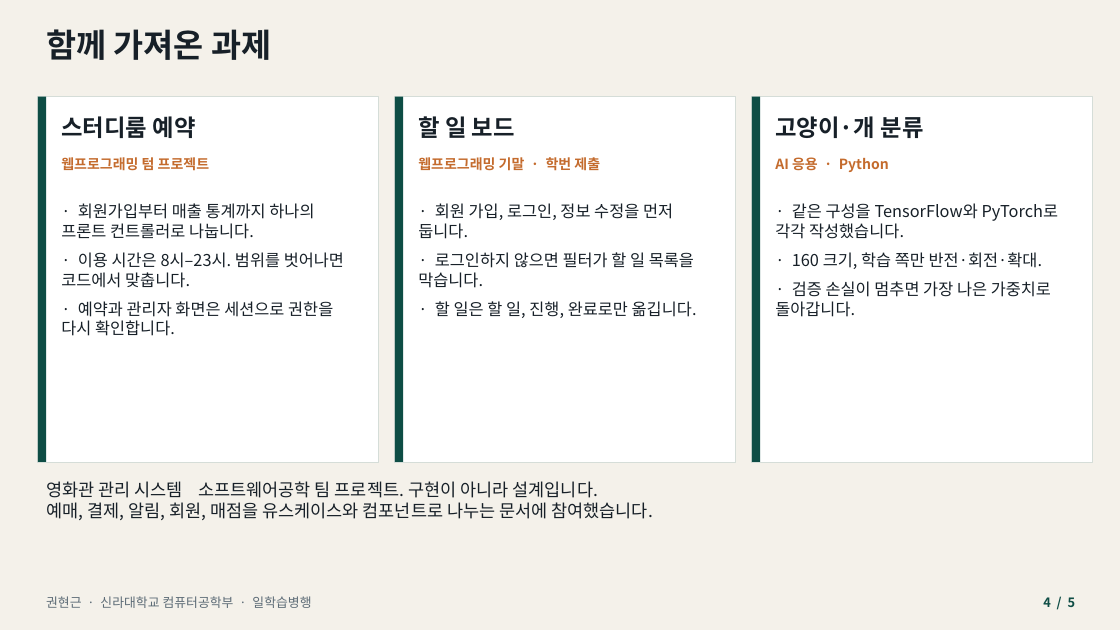
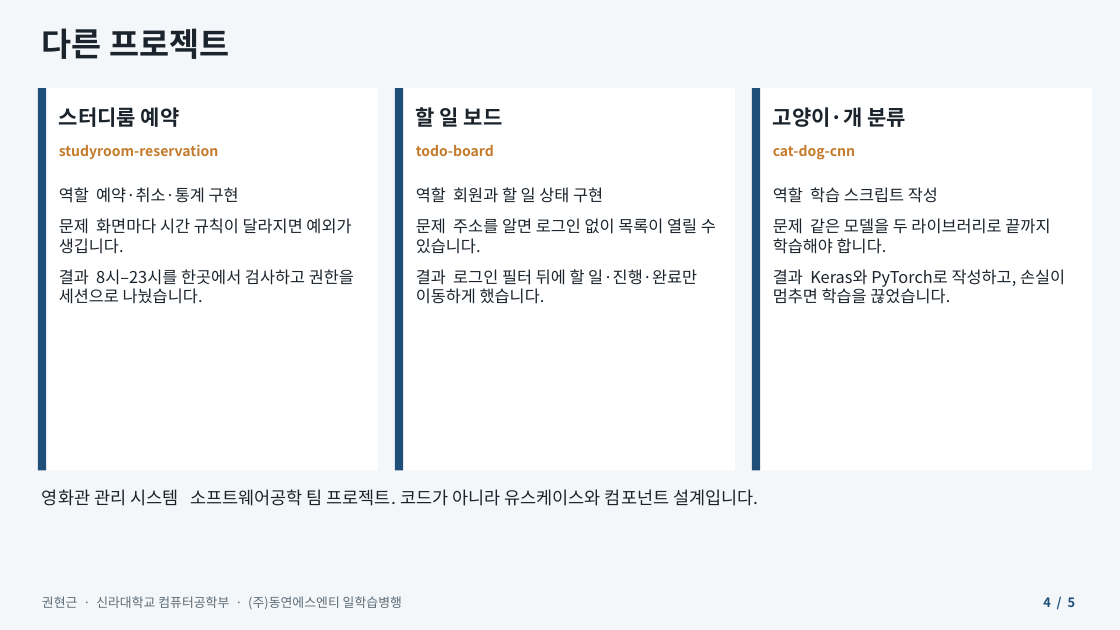
Before and after one commit to KwonYeonGeun/portfolio, a slide deck: slide 4 of 포트폴리오.pptx. Drawn at 1120x630 pixels with LibreOffice and Linux fonts; fonts in the diff are those of the drawing. Boxes give left, top, right and bottom in pixels: in the first picture for what was removed or moved away, otherwise in the second. Text is boxed around its words. In the diff, an @@ line names an element or a change of style, - is before the commit and + after.

```diff
--- a/포트폴리오.pptx
+++ b/포트폴리오.pptx
@@ background #F4F1EA to #F4F7FA @@
@@ text at (42, 28, 229, 59): text changed; text colour #172028 to #1B242C @@
-함께 가져온 과제
+다른 프로젝트
@@ rectangle: place and size @@
-rectangle at (38, 97, 378, 462)
+rectangle at (38, 88, 378, 471)
@@ rectangle: place and size @@
-rectangle at (38, 97, 46, 462)
+rectangle at (38, 88, 46, 471)
@@ rectangle: place and size @@
-rectangle at (395, 97, 735, 462)
+rectangle at (395, 88, 735, 471)
@@ rectangle: place and size @@
-rectangle at (395, 97, 403, 462)
+rectangle at (395, 88, 403, 471)
@@ outline #D5DDD8 0.75 pt to none in 3 elements at (38, 88, 378, 471), (395, 88, 735, 471), (752, 88, 1092, 471) @@
@@ rectangle: place and size @@
-rectangle at (752, 97, 1092, 462)
+rectangle at (752, 88, 1092, 471)
@@ fill #0E4D45 to #1F4E79 in 3 elements at (38, 88, 46, 471), (395, 88, 403, 471), (752, 88, 760, 471) @@
@@ rectangle: place and size @@
-rectangle at (752, 97, 760, 462)
+rectangle at (752, 88, 760, 471)
@@ text "스터디룸 예약": place and size @@
-text "스터디룸 예약" at (61, 116, 196, 138)
+text "스터디룸 예약" at (59, 107, 180, 127)
@@ text "할 일 보드": place and size @@
-text "할 일 보드" at (418, 116, 515, 138)
+text "할 일 보드" at (416, 107, 503, 127)
@@ size 20 to 18 pt, text colour #172028 to #1B242C in 3 elements at (59, 107, 180, 127), (416, 107, 503, 127), (773, 107, 906, 127) @@
@@ text "고양이·개 분류": place and size @@
-text "고양이·개 분류" at (775, 116, 923, 138)
+text "고양이·개 분류" at (773, 107, 906, 127)
@@ text at (59, 144, 218, 159): text changed; text colour #C46B2D to #C47B2B @@
-웹프로그래밍 텀 프로젝트
+studyroom-reservation
@@ text at (416, 145, 494, 156): text changed; text colour #C46B2D to #C47B2B @@
-웹프로그래밍 기말 · 학번 제출
+todo-board
@@ text at (773, 145, 855, 160): text changed; text colour #C46B2D to #C47B2B @@
-AI 응용 · Python
+cat-dog-cnn
@@ text at (59, 187, 354, 304): text changed; text colour #172028 to #1B242C @@
-· 회원가입부터 매출 통계까지 하나의 프론트 컨트롤러로 나눕니다.
-· 이용 시간은 8시–23시. 범위를 벗어나면 코드에서 맞춥니다.
-· 예약과 관리자 화면은 세션으로 권한을 다시 확인합니다.
+역할 예약·취소·통계 구현
+문제 화면마다 시간 규칙이 달라지면 예외가 생깁니다.
+결과 8시–23시를 한곳에서 검사하고 권한을 세션으로 나눴습니다.
@@ text at (416, 187, 716, 304): text changed; text colour #172028 to #1B242C @@
-· 회원 가입, 로그인, 정보 수정을 먼저 둡니다.
-· 로그인하지 않으면 필터가 할 일 목록을 막습니다.
-· 할 일은 할 일, 진행, 완료로만 옮깁니다.
+역할 회원과 할 일 상태 구현
+문제 주소를 알면 로그인 없이 목록이 열릴 수 있습니다.
+결과 로그인 필터 뒤에 할 일·진행·완료만 이동하게 했습니다.
@@ text at (773, 187, 1065, 304): text changed; text colour #172028 to #1B242C @@
-· 같은 구성을 TensorFlow와 PyTorch로 각각 작성했습니다.
-· 160 크기, 학습 쪽만 반전·회전·확대.
-· 검증 손실이 멈추면 가장 나은 가중치로 돌아갑니다.
+역할 학습 스크립트 작성
+문제 같은 모델을 두 라이브러리로 끝까지 학습해야 합니다.
+결과 Keras와 PyTorch로 작성하고, 손실이 멈추면 학습을 끊었습니다.
@@ text at (42, 489, 759, 506): text changed; text colour #172028 to #1B242C @@
-영화관 관리 시스템 소프트웨어공학 팀 프로젝트. 구현이 아니라 설계입니다.
-예매, 결제, 알림, 회원, 매점을 유스케이스와 컴포넌트로 나누는 문서에 참여했습니다.
+영화관 관리 시스템 소프트웨어공학 팀 프로젝트. 코드가 아니라 유스케이스와 컴포넌트 설계입니다.
@@ text at (42, 596, 402, 610): text changed @@
-권현근 · 신라대학교 컴퓨터공학부 · 일학습병행
+권현근 · 신라대학교 컴퓨터공학부 · (주)동연에스엔티 일학습병행
@@ text "4 / 5" at (1043, 597, 1076, 607): text colour #0E4D45 to #1F4E79 @@
```
Also in this commit, not shown: 2 other slides changed, 2 slides added, 2 slides removed, 2 other files.
